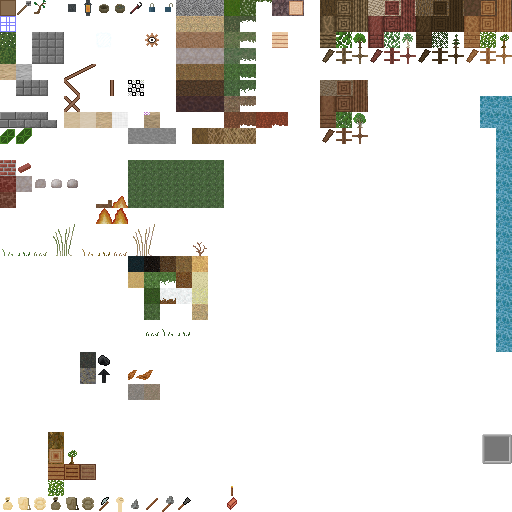
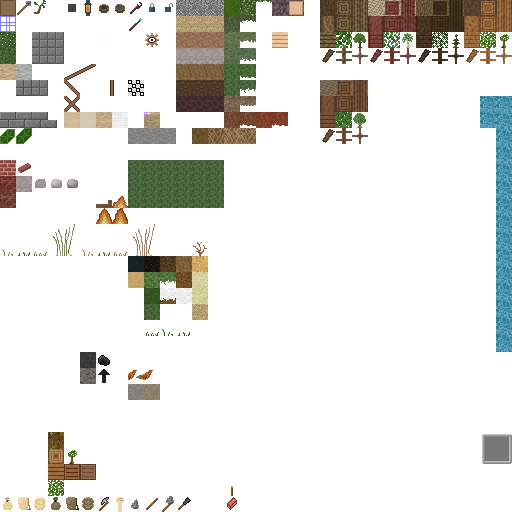
The second 512 x 512 image is a revision of the first. Changes to its layers:
painted on "Background" over bbox(129, 18, 142, 31)
